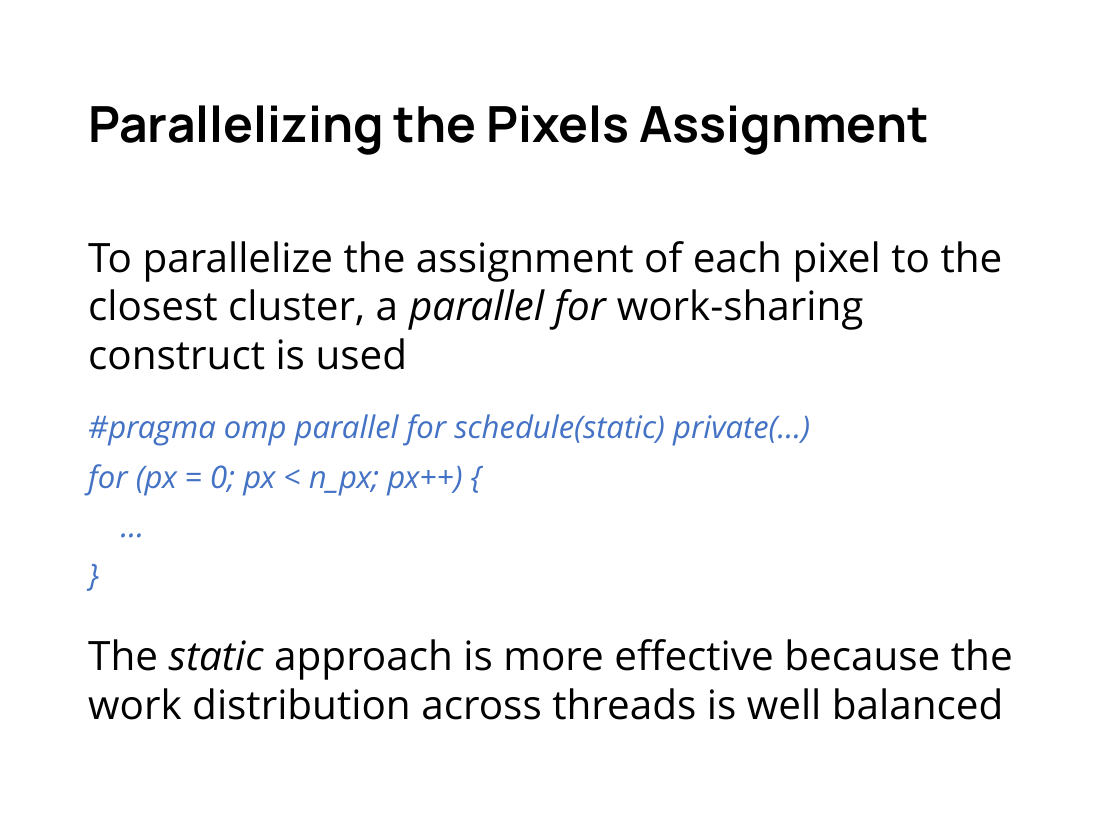
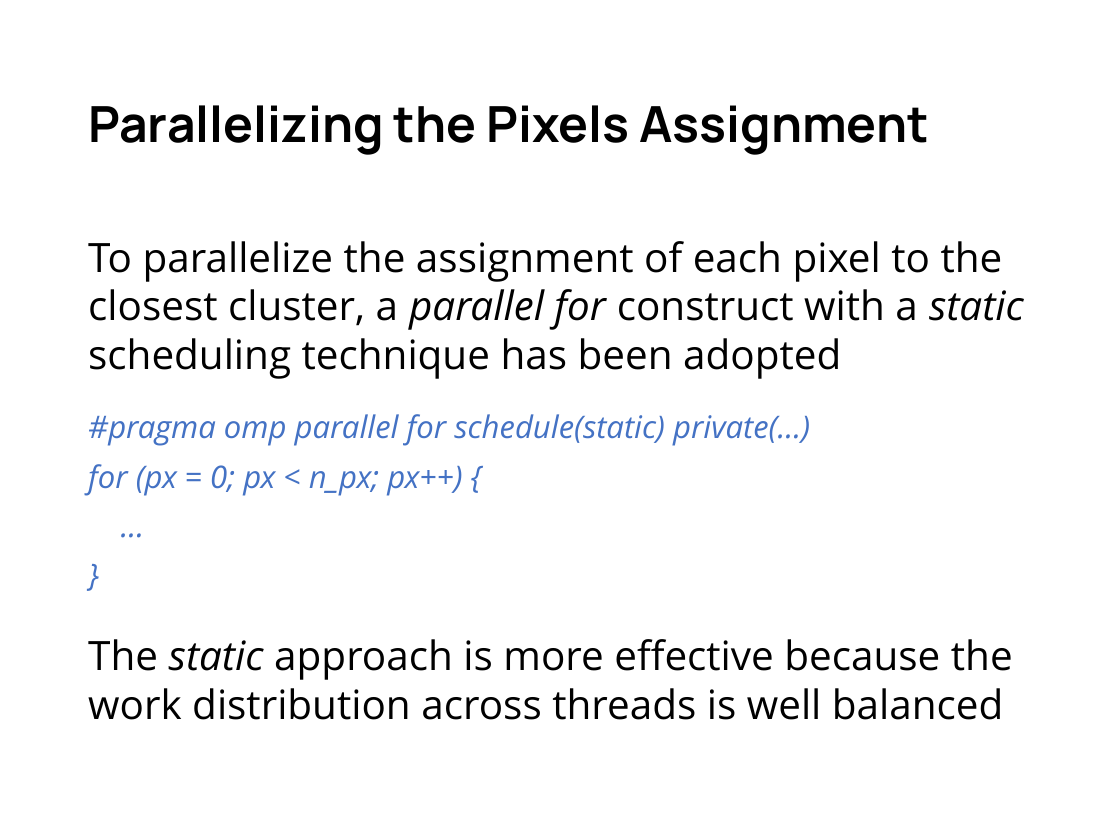
Before and after one commit to gabrielemirando/image-segmentation, a slide deck: slide 8 of docs/pres.pptx. Drawn at 1120x840 pixels with LibreOffice and Linux fonts; fonts in the diff are those of the drawing. Boxes give left, top, right and bottom in pixels: in the first picture for what was removed or moved away, otherwise in the second. Text is boxed around its words. In the diff, an @@ line names an element or a change of style, - is before the commit and + after.

```diff
--- a/docs/pres.pptx
+++ b/docs/pres.pptx
@@ text at (x1=88, y1=241, x2=1024, y2=379): text changed @@
-To parallelize the assignment of each pixel to the closest cluster, a parallel for work-sharing construct is used
+To parallelize the assignment of each pixel to the closest cluster, a parallel for construct with a static scheduling technique has been adopted
```
Also in this commit, not shown: 8 other slides changed.
